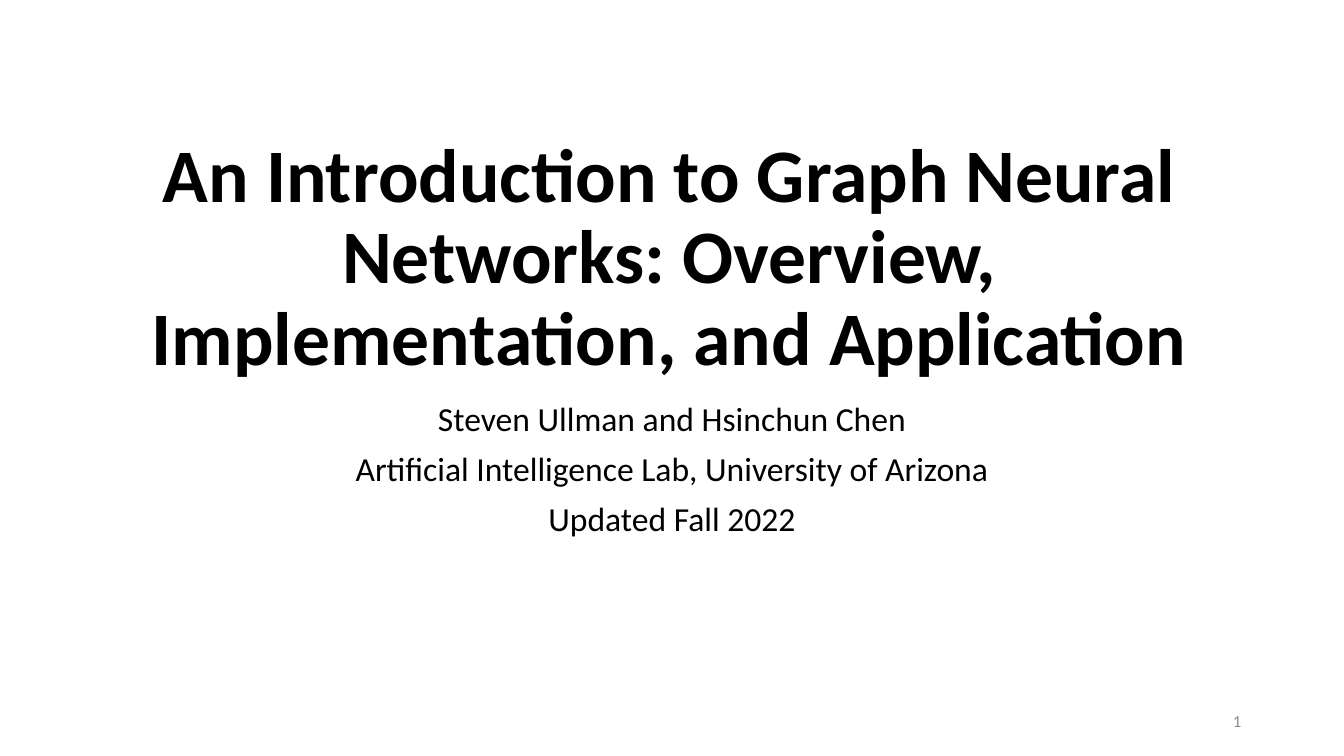
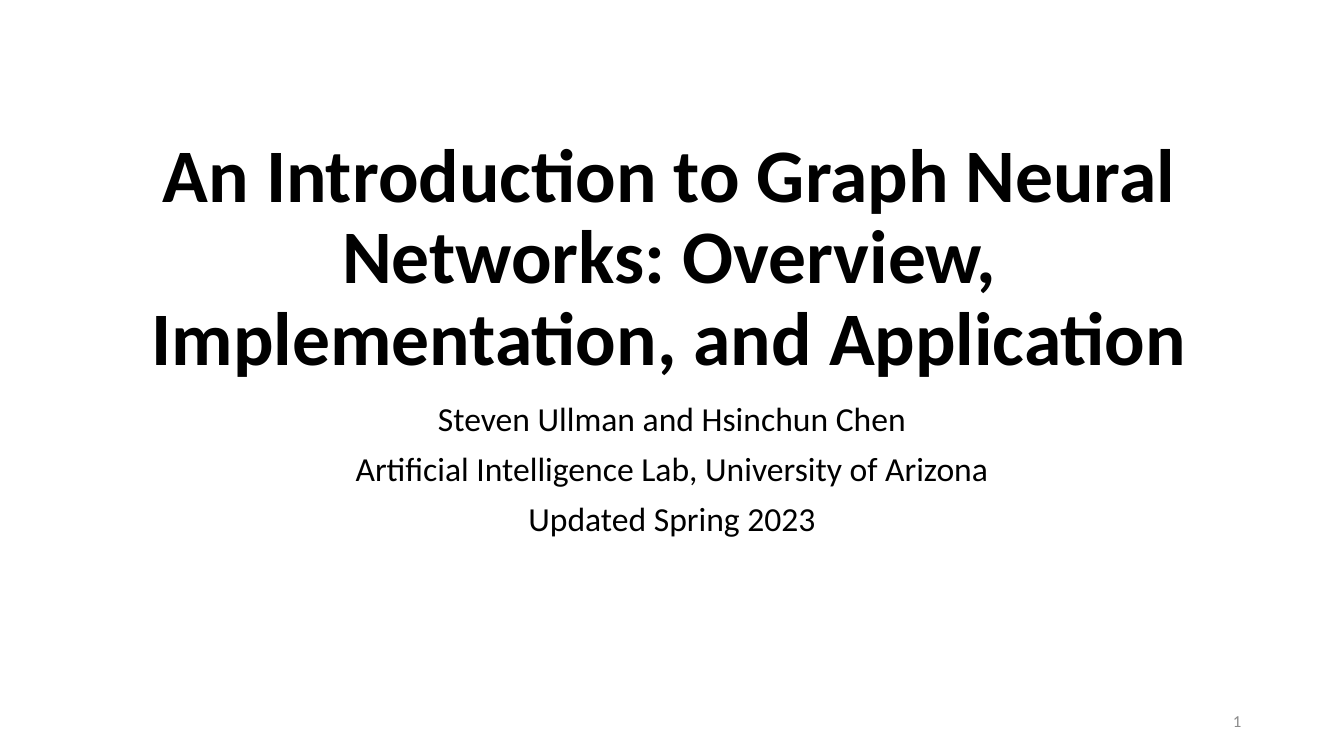
Before and after one commit to ailab-ua/courses, a slide deck: slide 1 of resources/intro_to_graph_neural_networks.pptx. Drawn at 1344x756 pixels with LibreOffice and Linux fonts; fonts in the diff are those of the drawing. Boxes give left, top, right and bottom in pixels: in the first picture for what was removed or moved away, otherwise in the second. Text is boxed around its words. In the diff, an @@ line names an element or a change of style, - is before the commit and + after.

Commit message:
Updating date for GNN slides

```diff
--- a/resources/intro_to_graph_neural_networks.pptx
+++ b/resources/intro_to_graph_neural_networks.pptx
@@ subtitle at (528, 507, 815, 537): text changed @@
-Updated Fall 2022
+Updated Spring 2023
```
